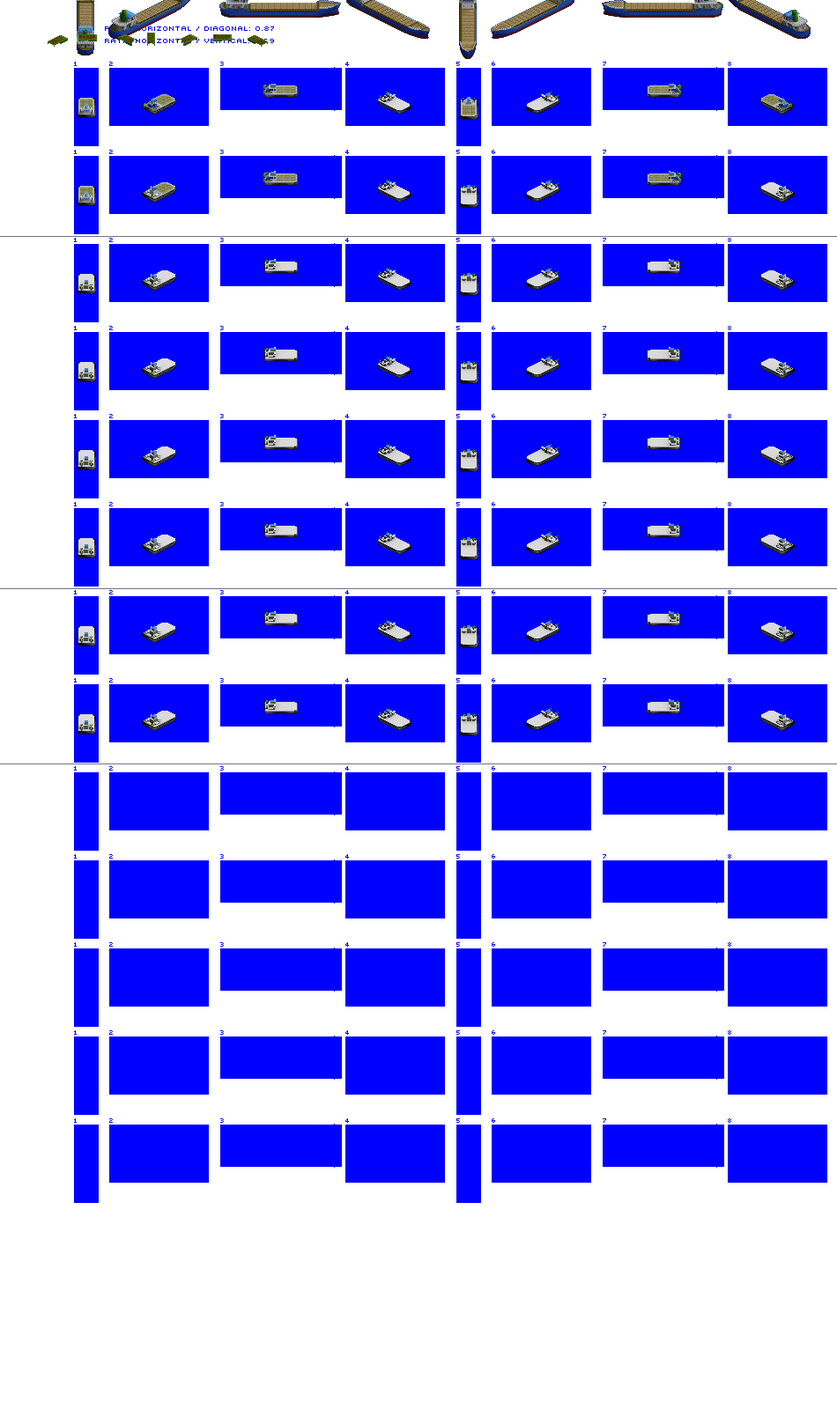
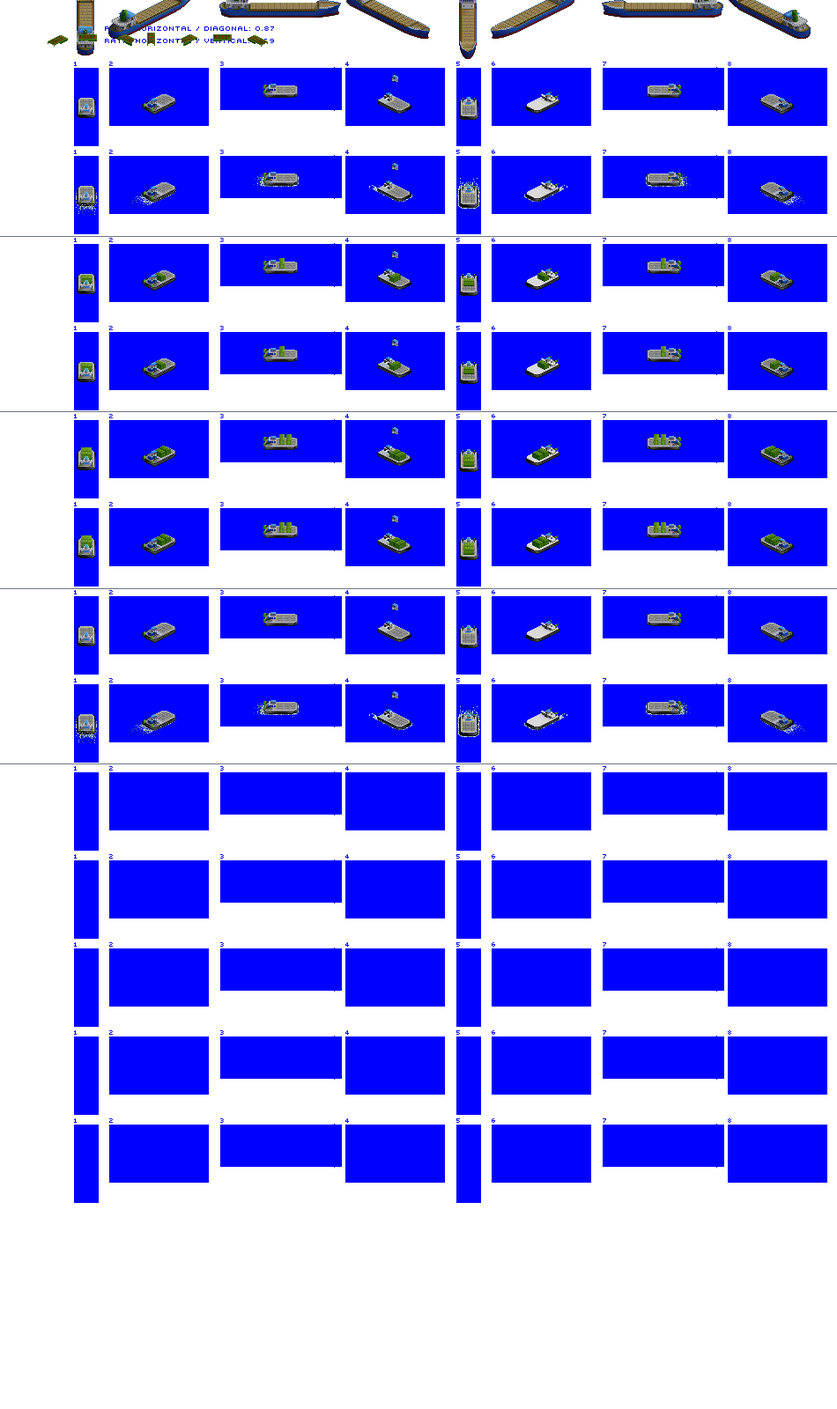
Two versions of the same layered image (w=837, h=1409). Layer-by-layer changes:
showed "containers", painted on it over [left=81, top=81, right=781, bottom=555]
showed "prop / bow wash", moved it above "Hovercraft Freight Medium", painted on it over [left=73, top=174, right=807, bottom=744]
painted on "Hovercraft Freight Medium" over [left=78, top=74, right=795, bottom=733]
painted on "blue bg" over [left=0, top=411, right=837, bottom=413]
